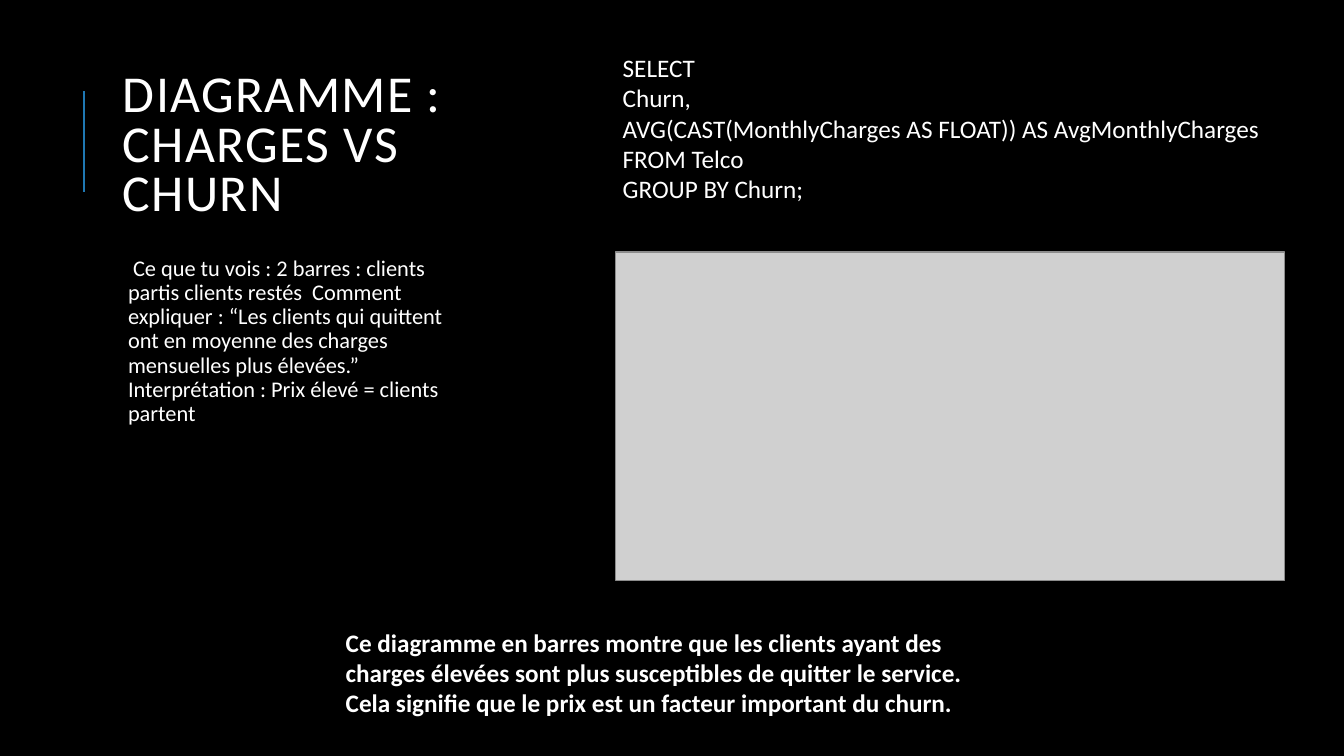
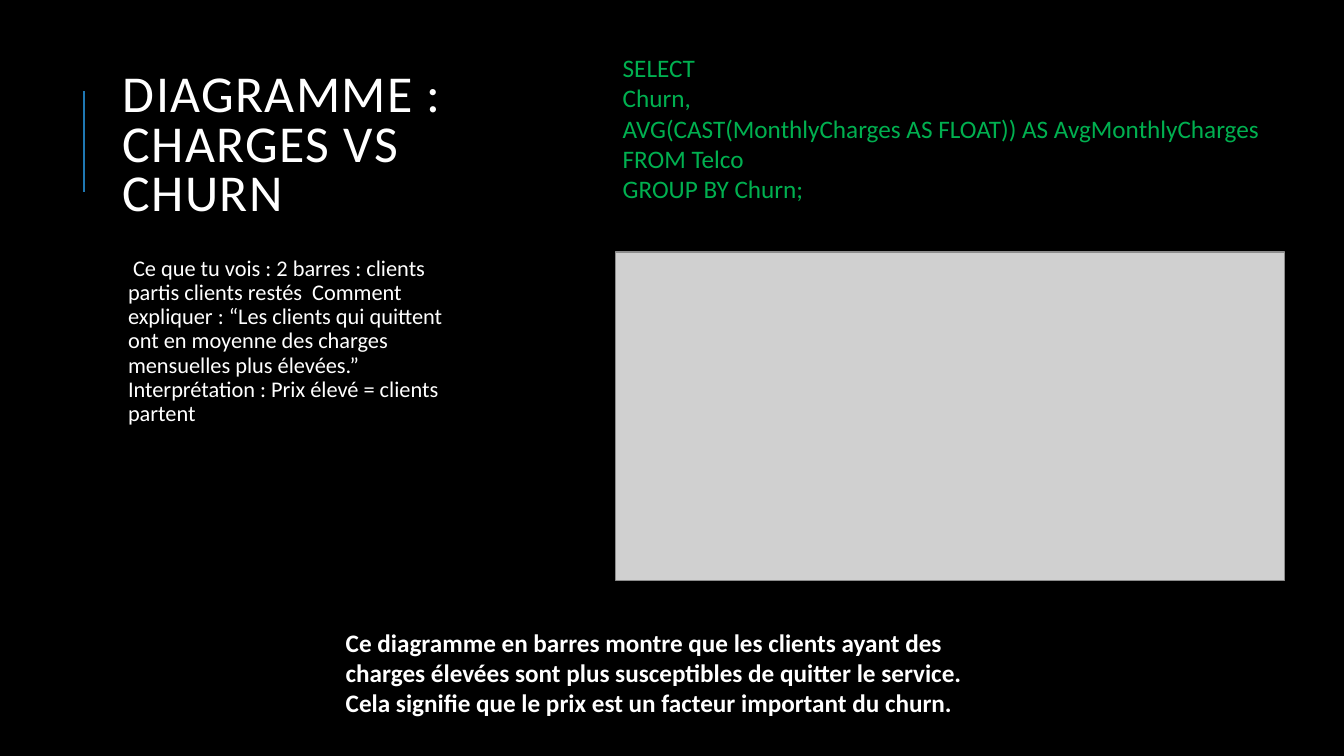
Before and after one commit to hamedtlili/sql-test-2, a slide deck: slide 11 of presentation/Projet Data Analytics – Telco Customer Churn.pptx. Drawn at 1344x756 pixels with LibreOffice and Linux fonts; fonts in the diff are those of the drawing; grey boxes stand for pictures. Boxes give left, top, right and bottom in pixels: in the first picture for what was removed or moved away, otherwise in the second. Text is boxed around its words. In the diff, an @@ line names an element or a change of style, - is before the commit and + after.

```diff
--- a/presentation/Projet Data Analytics – Telco Customer Churn.pptx
+++ b/presentation/Projet Data Analytics – Telco Customer Churn.pptx
@@ text "SELECT Churn, AVG(CAST(MonthlyCharges AS FLOAT)) ..." at (x1=623, y1=60, x2=1259, y2=201): text colour #FFFFFF to #00B050 @@
```
Also in this commit, not shown: 6 other slides changed.
